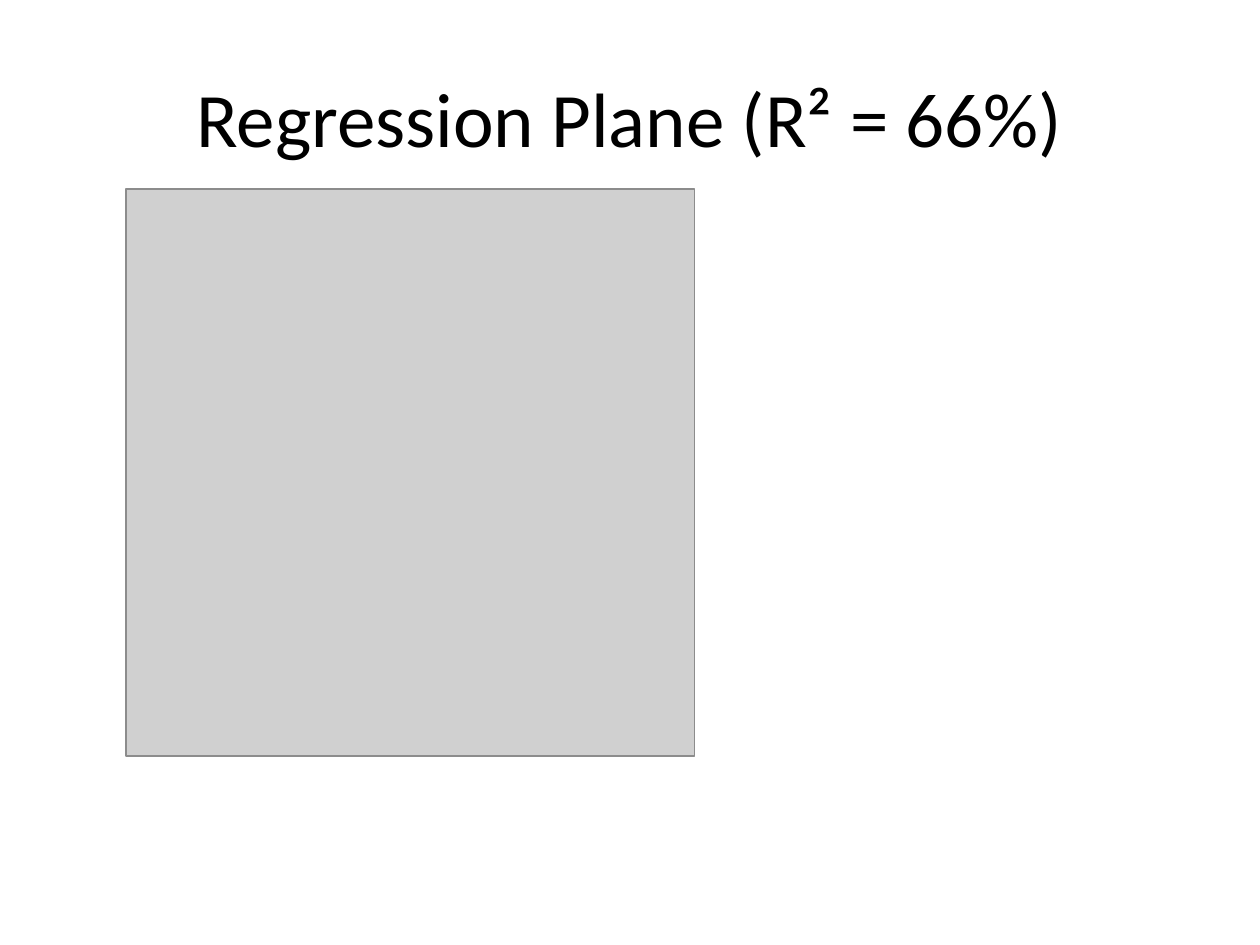
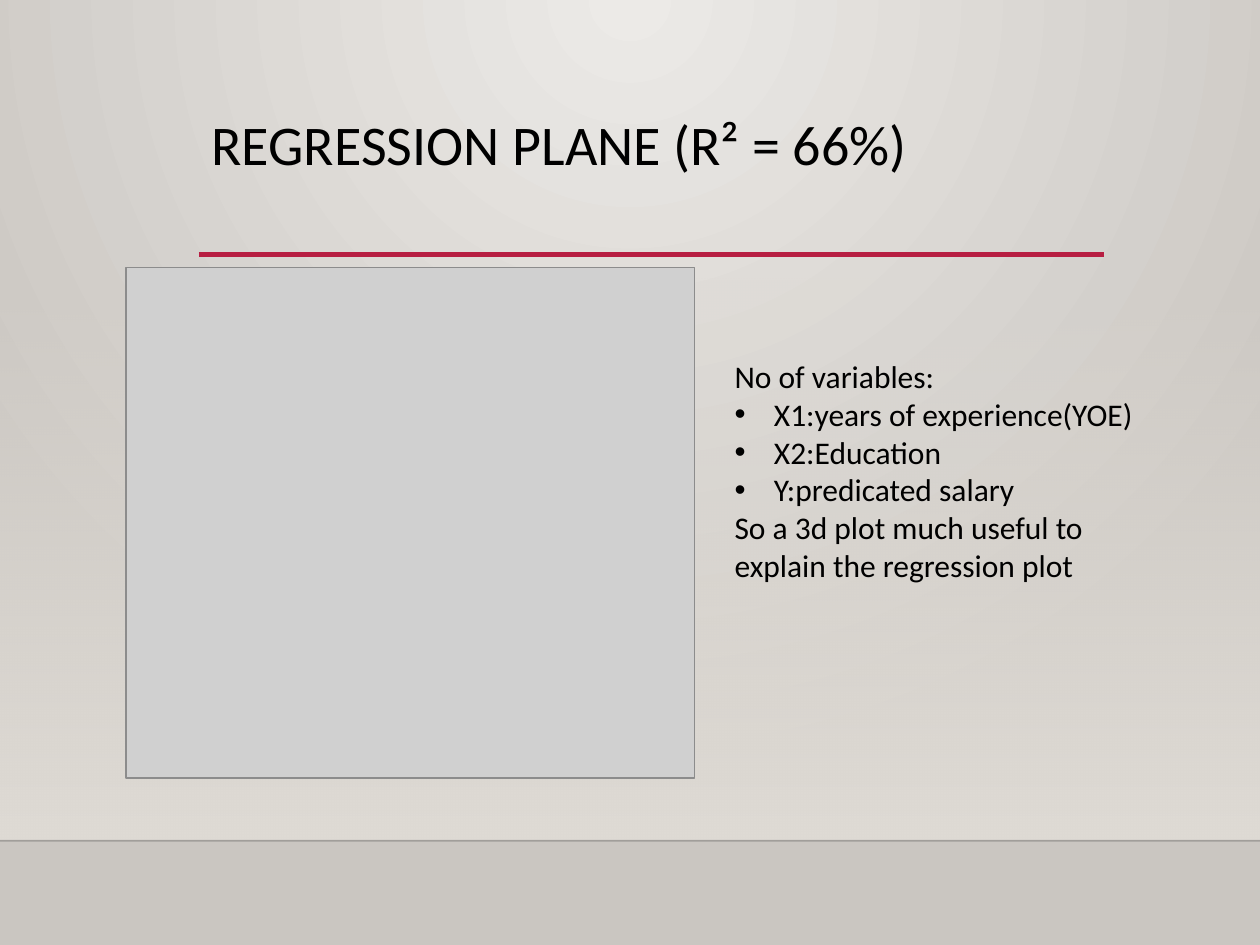
Before and after one commit to vijayagi/data-science-project-, a slide deck: slide 6 of project 2/salary_prediction_project.pptx. Drawn at 1260x945 pixels with LibreOffice and Linux fonts; fonts in the diff are those of the drawing; grey boxes stand for pictures; background and template pictures are left out. Boxes give left, top, right and bottom in pixels: in the first picture for what was removed or moved away, otherwise in the second. Text is boxed around its words. In the diff, an @@ line names an element or a change of style, - is before the commit and + after.

```diff
--- a/project 2/salary_prediction_project.pptx
+++ b/project 2/salary_prediction_project.pptx
@@ background #FFFFFF to gradient #ECEAE7 to #CAC7C1 @@
@@ title "REGRESSION PLANE (R² = 66%)" at [212,121,907,173]: vertical alignment middle to top @@
@@ title at [212,121,907,173]: text changed; size 44 to 32 pt @@
-Regression Plane (R² = 66%)
+REGRESSION PLANE (R² = 66%)
@@ picture: place and size @@
-picture at [126,189,694,756]
+picture at [126,267,694,777]
@@ line added from (199, 255) to (1105, 255), #B71E42 2.5 pt @@
@@ rectangle added at [0,277,1260,839], fill gradient #DFDBD5 @@
@@ text added at [735,366,1132,583], 18 pt, text #000000 @@
+No of variables:
+• X1:years of experience(YOE)
+• X2:Education
+• Y:predicated salary
+So a 3d plot much useful to explain the regression plot
@@ line added from (0, 840) to (1260, 840), #000001 1 pt @@
```
Also in this commit, not shown: 6 other slides changed, 1 slide added, 1 slide removed, 1 other file.
